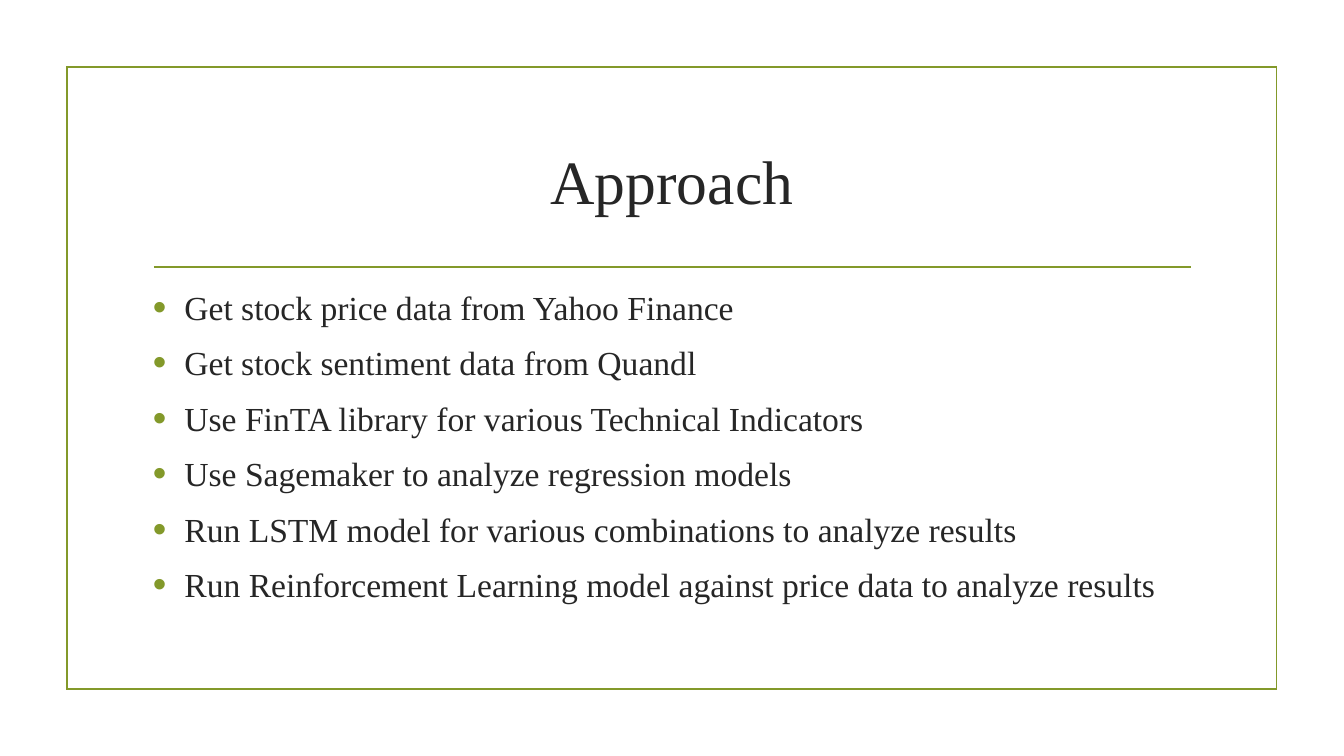
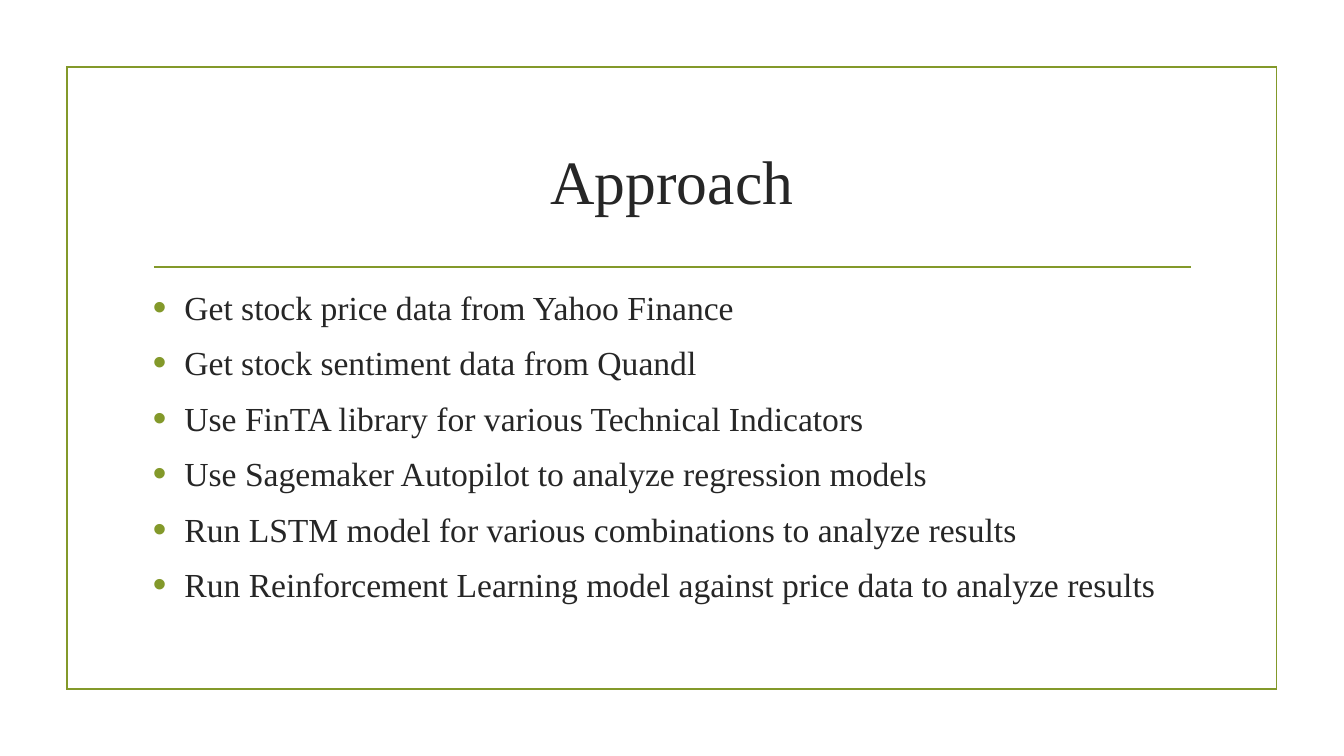
Before and after one commit to Pritam-Patra/stock-trading, a slide deck: slide 3 of Stock_Trading_Models.pptx. Drawn at 1344x756 pixels with LibreOffice and Linux fonts; fonts in the diff are those of the drawing; background and template pictures are left out. Boxes give left, top, right and bottom in pixels: in the first picture for what was removed or moved away, otherwise in the second. Text is boxed around its words. In the diff, an @@ line names an element or a change of style, - is before the commit and + after.

```diff
--- a/Stock_Trading_Models.pptx
+++ b/Stock_Trading_Models.pptx
@@ text at [184,462,927,493]: text changed @@
-• Use Sagemaker to analyze regression models
+• Use Sagemaker Autopilot to analyze regression models
```
Also in this commit, not shown: 5 other slides changed, 1 slide added.
